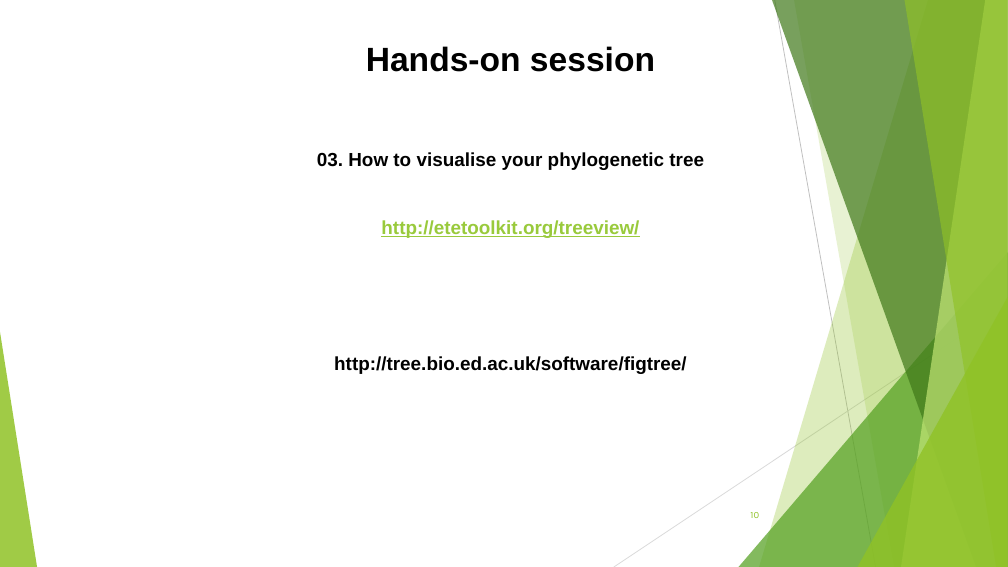
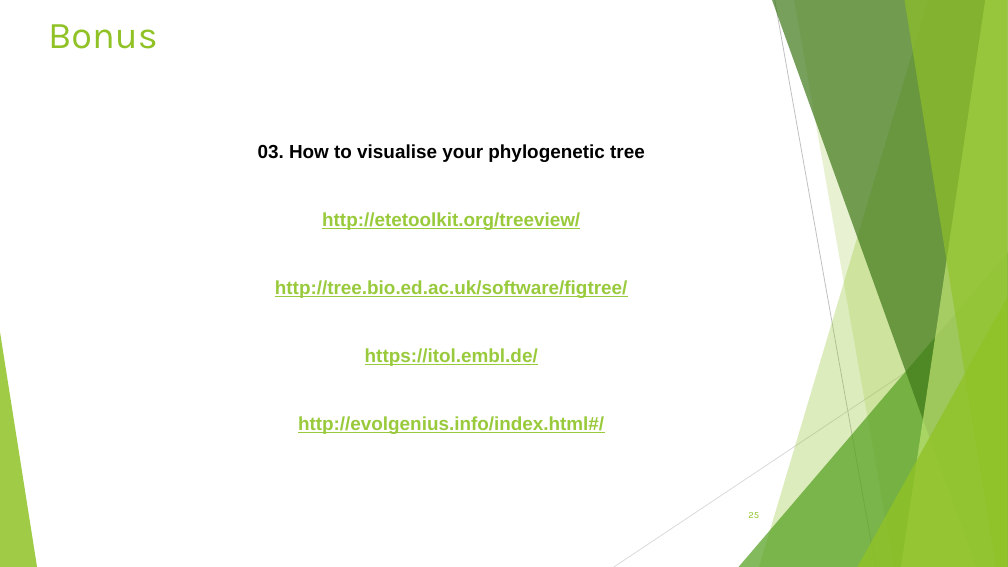
Before and after one commit to Yedomon/GBioS_Training_Genomics_Plant_Breeding_2024, a slide deck: slide 25 of Section04/004.pptx (slide 10 before the commit). Drawn at 1008x567 pixels with LibreOffice and Linux fonts; fonts in the diff are those of the drawing. Boxes give left, top, right and bottom in pixels: in the first picture for what was removed or moved away, otherwise in the second. Text is boxed around its words. In the diff, an @@ line names an element or a change of style, - is before the commit and + after.

```diff
--- a/Section04/004.pptx
+++ b/Section04/004.pptx
@@ title added at (x1=48, y1=24, x2=158, y2=49), 36 pt, text #90C226 @@
+Bonus
@@ text removed at (x1=366, y1=46, x2=655, y2=72) @@
-Hands-on session
@@ text "03. How to visualise your ..." moved from (x1=317, y1=152, x2=704, y2=374) to (x1=258, y1=144, x2=645, y2=434) @@
@@ text at (x1=275, y1=280, x2=627, y2=298): text colour #000000 to #99CA3C, underline on in "http://tree.bio.ed.ac.uk/software/figtree/" @@
@@ text at (x1=298, y1=348, x2=604, y2=434): paragraphs added @@
+https://itol.embl.de/
+http://evolgenius.info/index.html#/
@@ page number at (x1=748, y1=512, x2=759, y2=518): text changed @@
-10
+25
```
Also in this commit, not shown: 12 other slides changed, 16 slides added.
